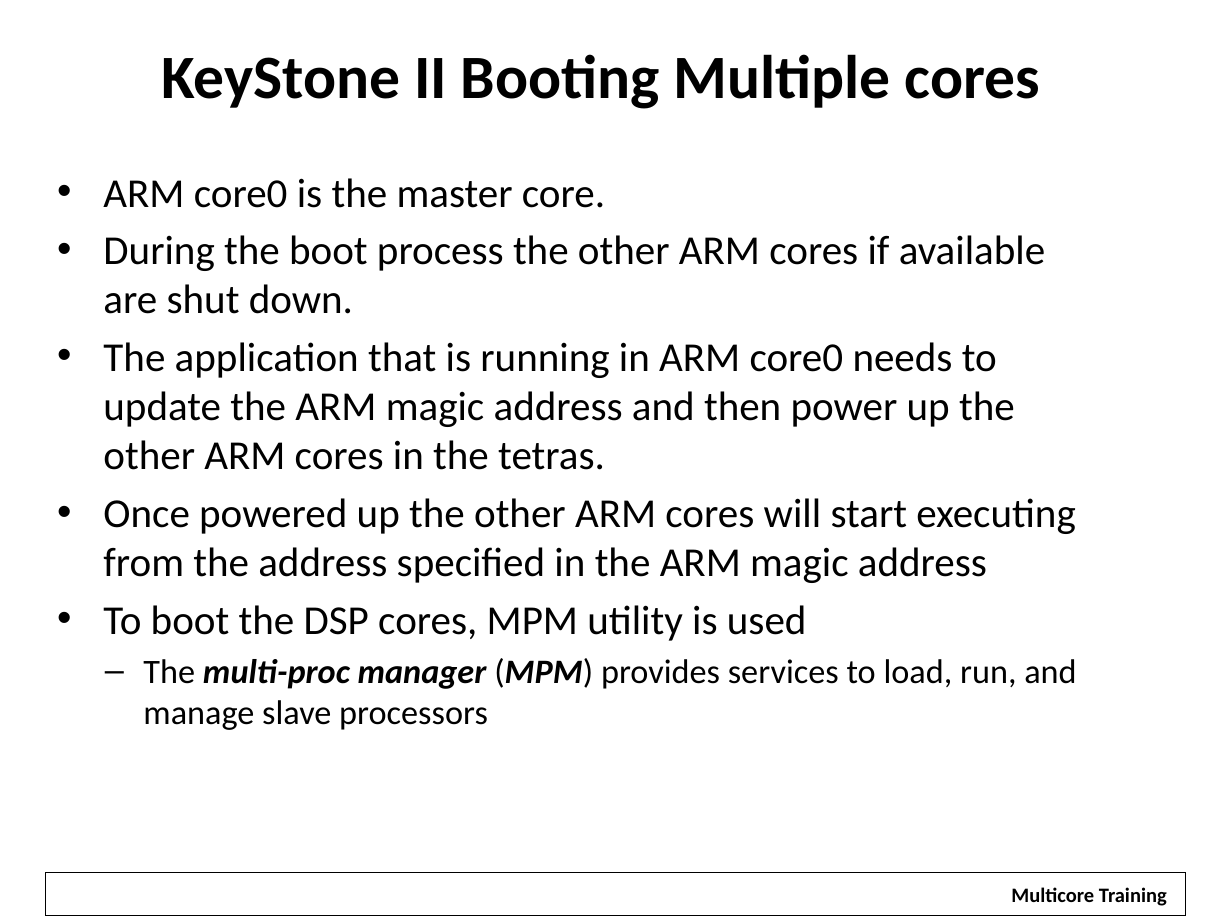
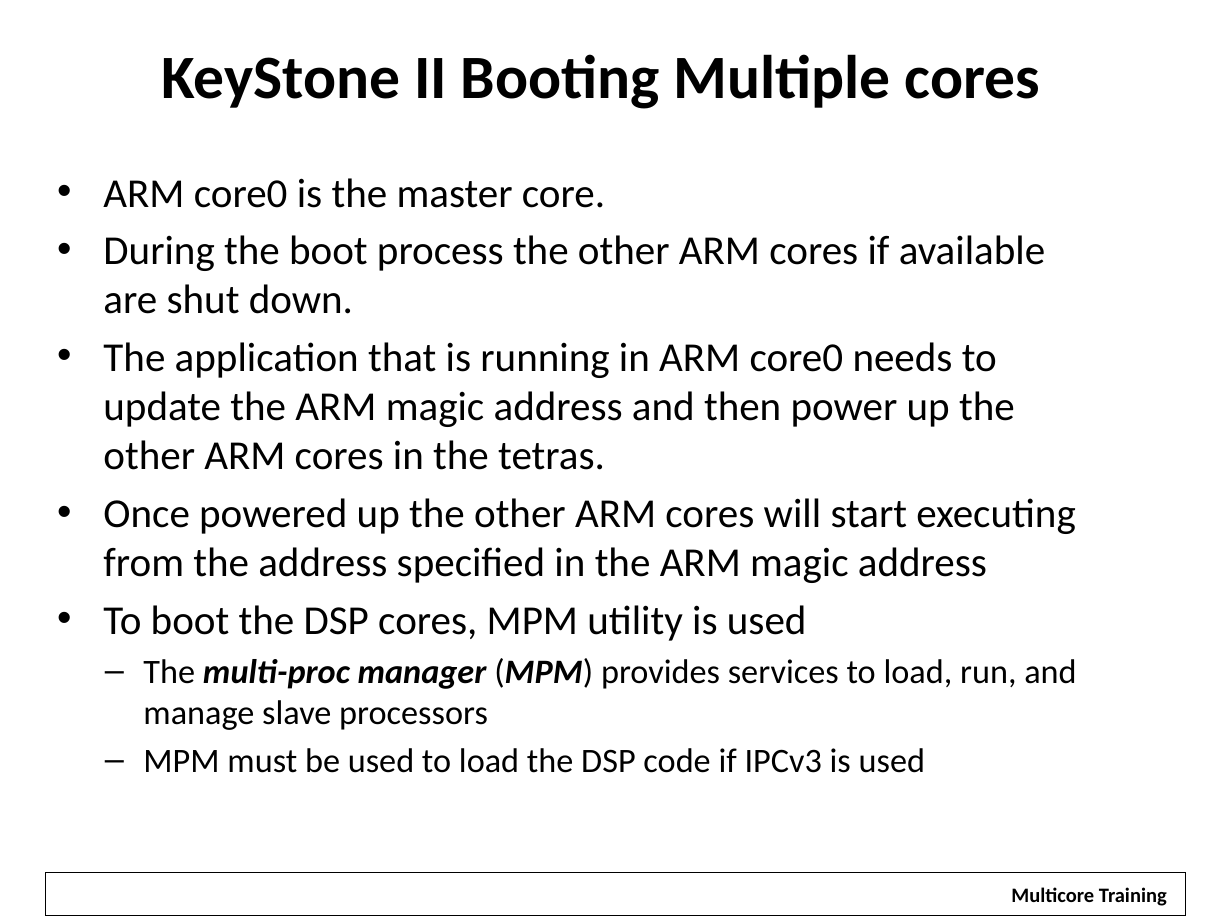
Before and after one commit to hari1989/keystone-workshop, a slide deck: slide 53 of preliminary/Working/presentations/KeyStone_2_ Bootloader_v2.pptx (slide 54 before the commit). Drawn at 1232x924 pixels with LibreOffice and Linux fonts; fonts in the diff are those of the drawing; background and template pictures are left out. Boxes give left, top, right and bottom in pixels: in the first picture for what was removed or moved away, otherwise in the second. Text is boxed around its words. In the diff, an @@ line names an element or a change of style, - is before the commit and + after.

```diff
--- a/preliminary/Working/presentations/KeyStone_2_ Bootloader_v2.pptx
+++ b/preliminary/Working/presentations/KeyStone_2_ Bootloader_v2.pptx
@@ text at bbox=[143, 748, 925, 773]: paragraph added @@
+  – MPM must be used to load the DSP code if IPCv3 is used
```
Also in this commit, not shown: 5 other slides changed, 2 slides added, 3 slides removed.
